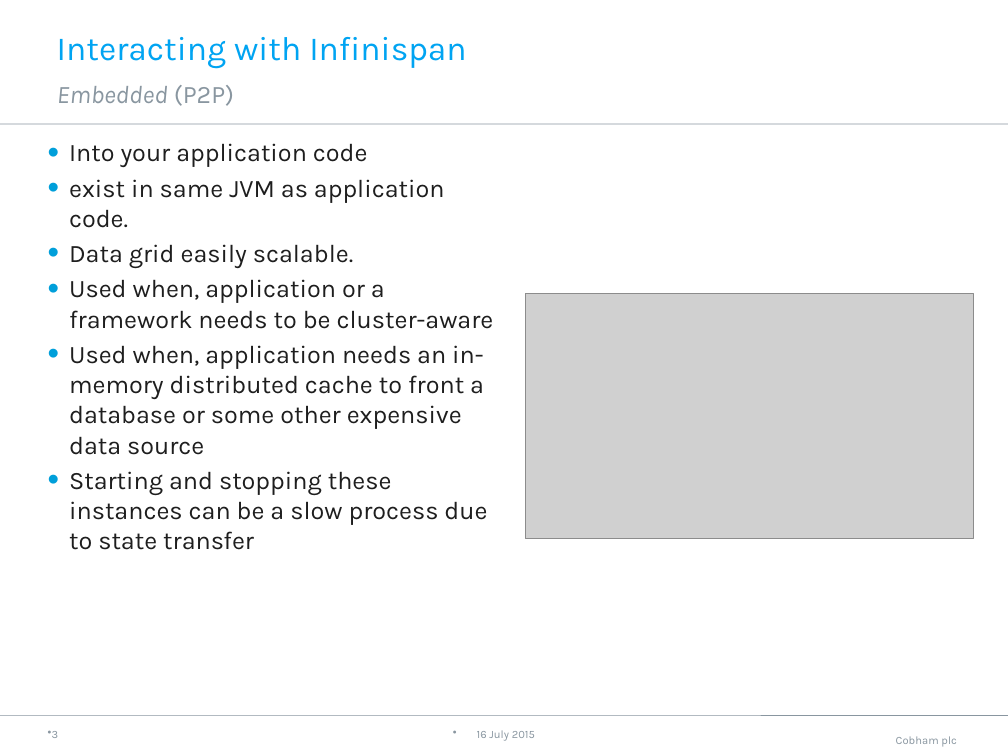
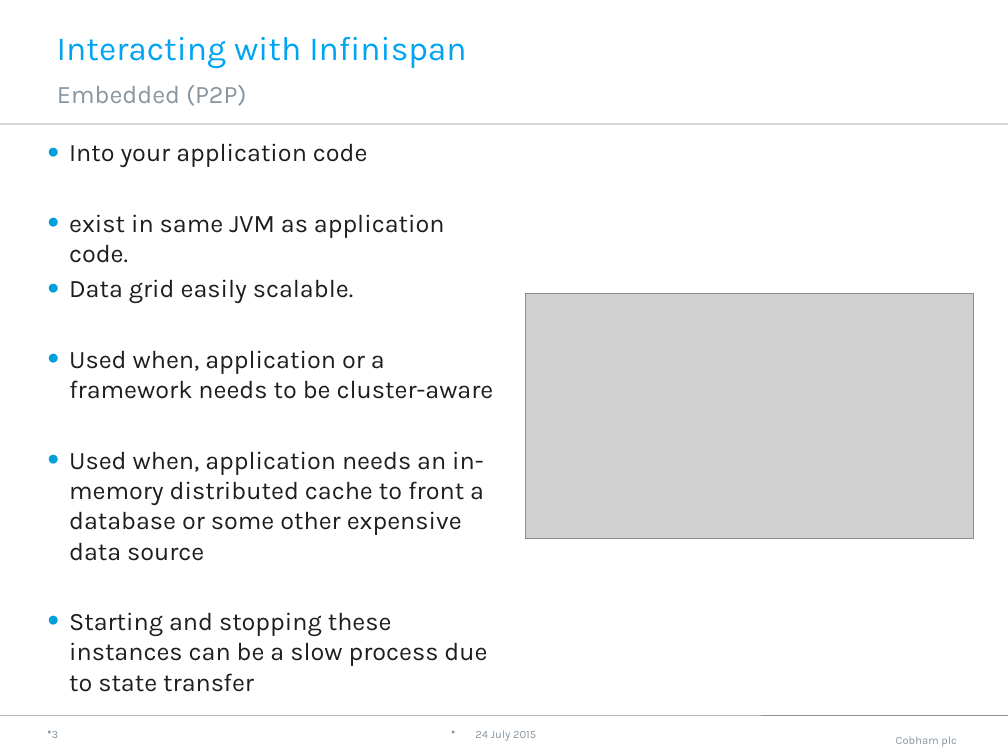
Before and after one commit to neha-bansal/Demos, a slide deck: slide 4 of infinispan-embedded-tutorial/Infinispan.pptx. Drawn at 1008x756 pixels with LibreOffice and Linux fonts; fonts in the diff are those of the drawing; grey boxes stand for pictures; background and template pictures are left out. Boxes give left, top, right and bottom in pixels: in the first picture for what was removed or moved away, otherwise in the second. Text is boxed around its words. In the diff, an @@ line names an element or a change of style, - is before the commit and + after.

```diff
--- a/infinispan-embedded-tutorial/Infinispan.pptx
+++ b/infinispan-embedded-tutorial/Infinispan.pptx
@@ text "Embedded (P2P)" at bbox=[57, 85, 246, 106]: italic off in "Embedded" @@
@@ text "Into your application code" rewrapped from bbox=[69, 143, 494, 550] to bbox=[69, 143, 494, 692] @@
@@ text at bbox=[475, 730, 536, 741]: text changed @@
-16 July 2015
+24 July 2015
```
Also in this commit, not shown: 10 other slides changed, 2 slides added, 1 slide removed, 4 other files.
